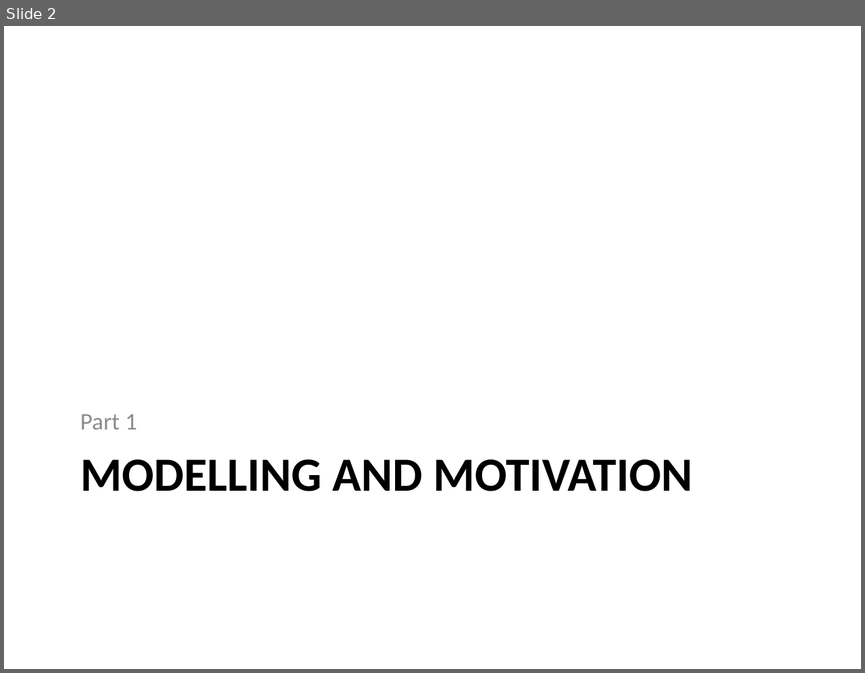
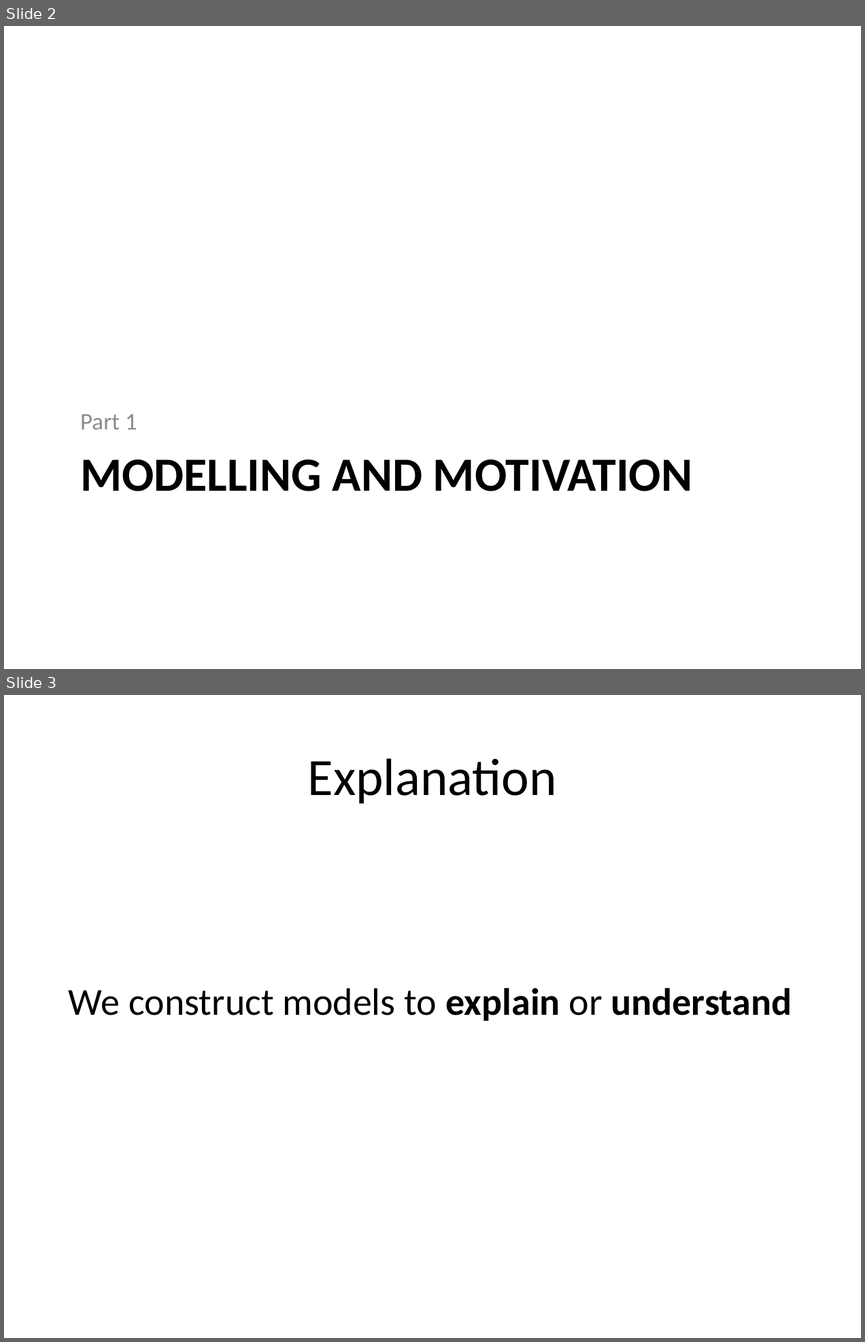
Before and after one commit to gian/defense, a slide deck: PhDDefense.pptx. Shown one above the other, each under a label of ours: slide 2 before the commit, slides 2 and 3 after it. The pictures are 865x673 and 865x1342 pixels, drawn with LibreOffice and Linux fonts; fonts in the diff are those of the drawing. Boxes give left, top, right and bottom in pixels: in the first picture for what was removed or moved away, otherwise in the second. Text is boxed around its words. In the diff, an @@ line names an element or a change of style, - is before the commit and + after.

```diff
--- a/PhDDefense.pptx
+++ b/PhDDefense.pptx
@@ slide 3 added at bbox=[4, 695, 861, 1338], background #FFFFFF @@
@@ title added at bbox=[308, 758, 557, 804], 44 pt, text #000000 @@
+Explanation
@@ text added at bbox=[69, 987, 792, 1021], 32 pt, text #000000 @@
+We construct models to explain or understand
```
Also in this commit, not shown: 14 other slides added.
